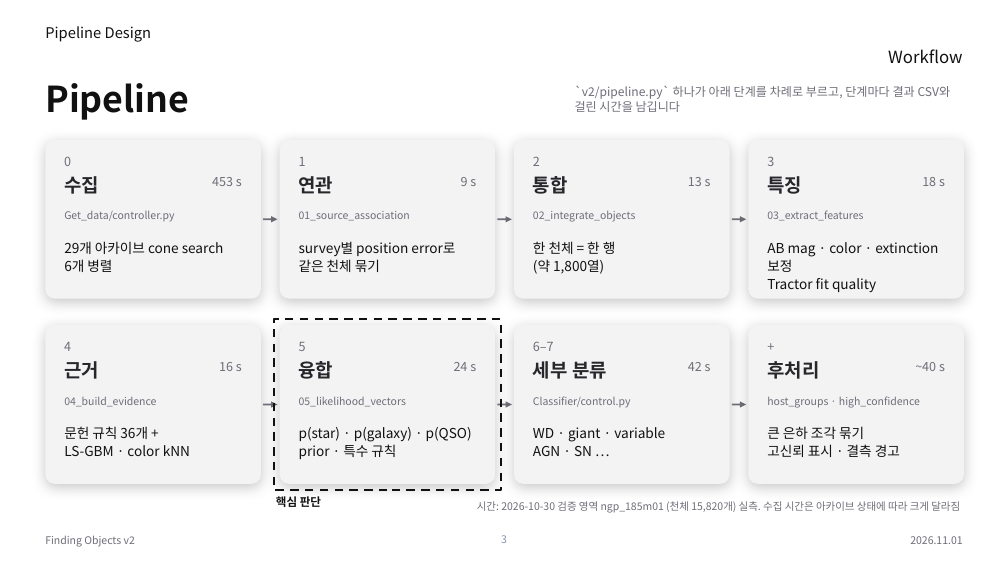
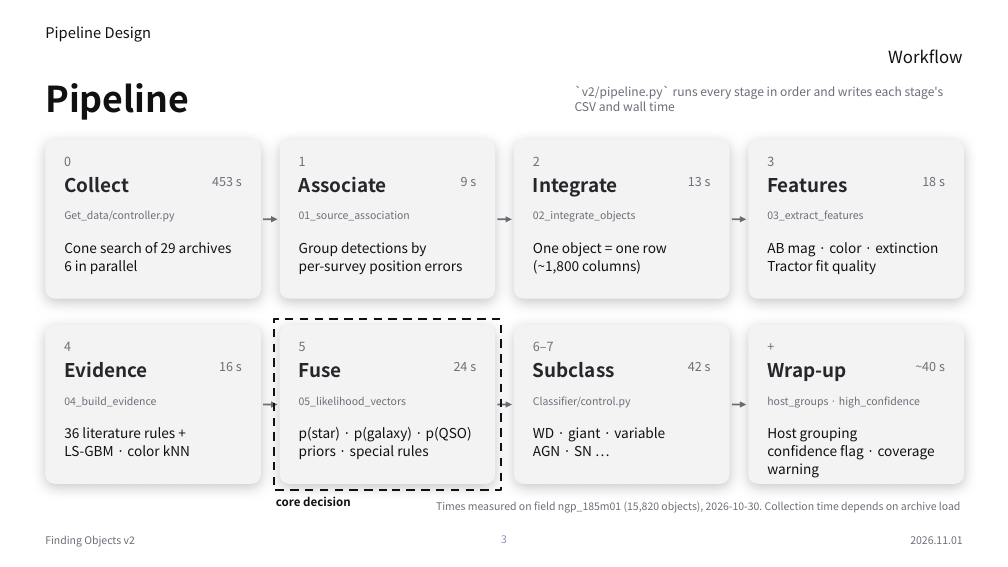
Before and after one commit to Pinchpeach/Finding_objects, a slide deck: slide 3 of v2/document/PIPELINE_STACK_v2.44.0.pptx. Drawn at 1008x567 pixels with LibreOffice and Linux fonts; fonts in the diff are those of the drawing. Boxes give left, top, right and bottom in pixels: in the first picture for what was removed or moved away, otherwise in the second. Text is boxed around its words. In the diff, an @@ line names an element or a change of style, - is before the commit and + after.

```diff
--- a/v2/document/PIPELINE_STACK_v2.44.0.pptx
+++ b/v2/document/PIPELINE_STACK_v2.44.0.pptx
@@ text at box(575, 86, 944, 111): text changed @@
-`v2/pipeline.py` 하나가 아래 단계를 차례로 부르고, 단계마다 결과 CSV와 걸린 시간을 남깁니다
+`v2/pipeline.py` runs every stage in order and writes each stage's CSV and wall time
@@ text at box(64, 177, 129, 193): text changed @@
-수집
+Collect
@@ text at box(299, 177, 387, 193): text changed @@
-연관
+Associate
@@ text at box(533, 178, 618, 197): text changed @@
-통합
+Integrate
@@ text at box(767, 178, 848, 193): text changed @@
-특징
+Features
@@ text at box(64, 242, 232, 274): text changed @@
-29개 아카이브 cone search
-6개 병렬
+Cone search of 29 archives
+6 in parallel
@@ text at box(299, 242, 463, 274): text changed @@
-survey별 position error로
-같은 천체 묶기
+Group detections by
+per-survey position errors
@@ text at box(533, 242, 667, 274): text changed @@
-한 천체 = 한 행
-(약 1,800열)
+One object = one row
+(~1,800 columns)
@@ text at box(767, 242, 938, 257): text changed @@
-AB mag · color · extinction 보정
+AB mag · color · extinction
@@ text at box(64, 362, 148, 378): text changed @@
-근거
+Evidence
@@ text at box(299, 363, 342, 378): text changed @@
-융합
+Fuse
@@ text at box(533, 362, 615, 378): text changed @@
-세부 분류
+Subclass
@@ text at box(767, 363, 847, 381): text changed @@
-후처리
+Wrap-up
@@ text at box(64, 427, 175, 438): text changed @@
-문헌 규칙 36개 +
+36 literature rules +
@@ text at box(299, 445, 428, 459): text changed @@
-prior · 특수 규칙
+priors · special rules
@@ text at box(767, 427, 935, 478): text changed @@
-큰 은하 조각 묶기
-고신뢰 표시 · 결측 경고
+Host grouping
+confidence flag · coverage warning
@@ text at box(276, 496, 351, 506): text changed @@
-핵심 판단
+core decision
@@ text at box(436, 501, 961, 513): text changed @@
-시간: 2026-10-30 검증 영역 ngp_185m01 (천체 15,820개) 실측. 수집 시간은 아카이브 상태에 따라 크게 달라짐
+Times measured on field ngp_185m01 (15,820 objects), 2026-10-30. Collection time depends on archive load
```
Also in this commit, not shown: 11 other slides changed, 1 other file.
